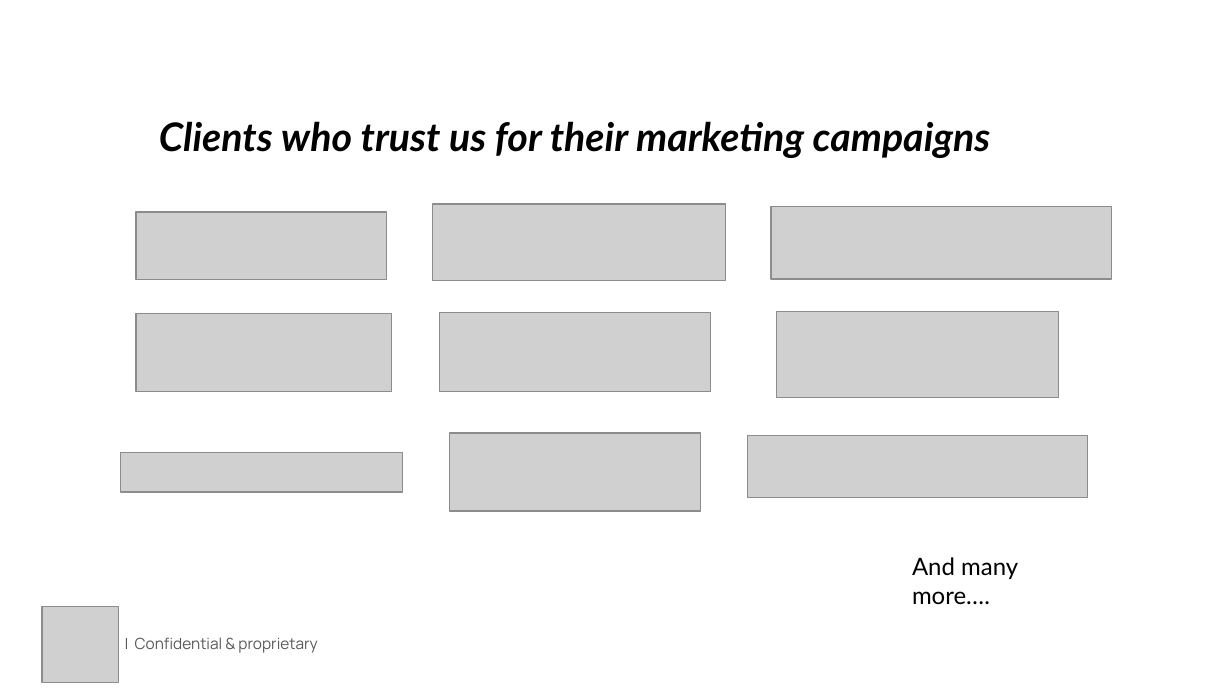
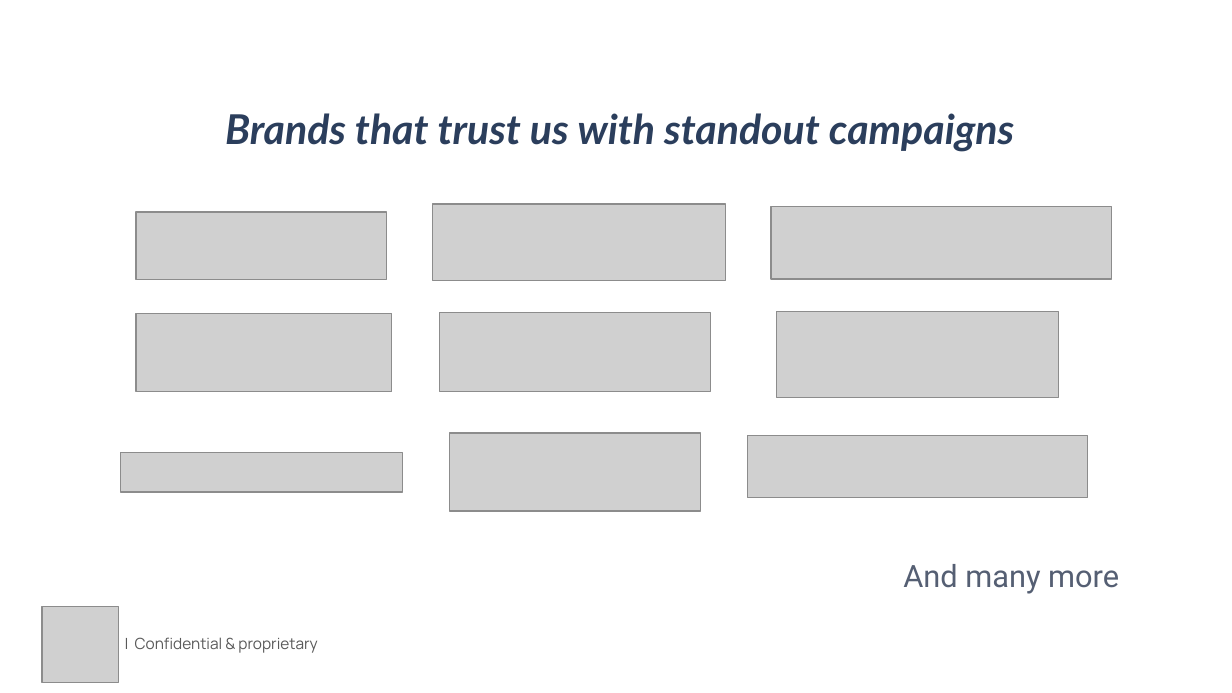
Before and after one commit to phyoai/phyo_report_generator, a slide deck: slide 6 of backend/Campaign_Report_PyroMedia.pptx. Drawn at 1232x693 pixels with LibreOffice and Linux fonts; fonts in the diff are those of the drawing; grey boxes stand for pictures. Boxes give left, top, right and bottom in pixels: in the first picture for what was removed or moved away, otherwise in the second. Text is boxed around its words. In the diff, an @@ line names an element or a change of style, - is before the commit and + after.

```diff
--- a/backend/Campaign_Report_PyroMedia.pptx
+++ b/backend/Campaign_Report_PyroMedia.pptx
@@ text at bbox=[225, 113, 1014, 152]: text changed; size 23 to 24 pt; text colour #000000 to #2B3E5C @@
-Clients who trust us for their marketing campaigns
+Brands that trust us with standout campaigns
@@ text at bbox=[903, 564, 1119, 594]: text changed; size 14 to 18 pt; font Lato to Roboto; text colour #000000 to #555F73 @@
-And many more….
+And many more
```
Also in this commit, not shown: 3 other slides changed, 1 slide added, 1 slide removed, 4 other files.
